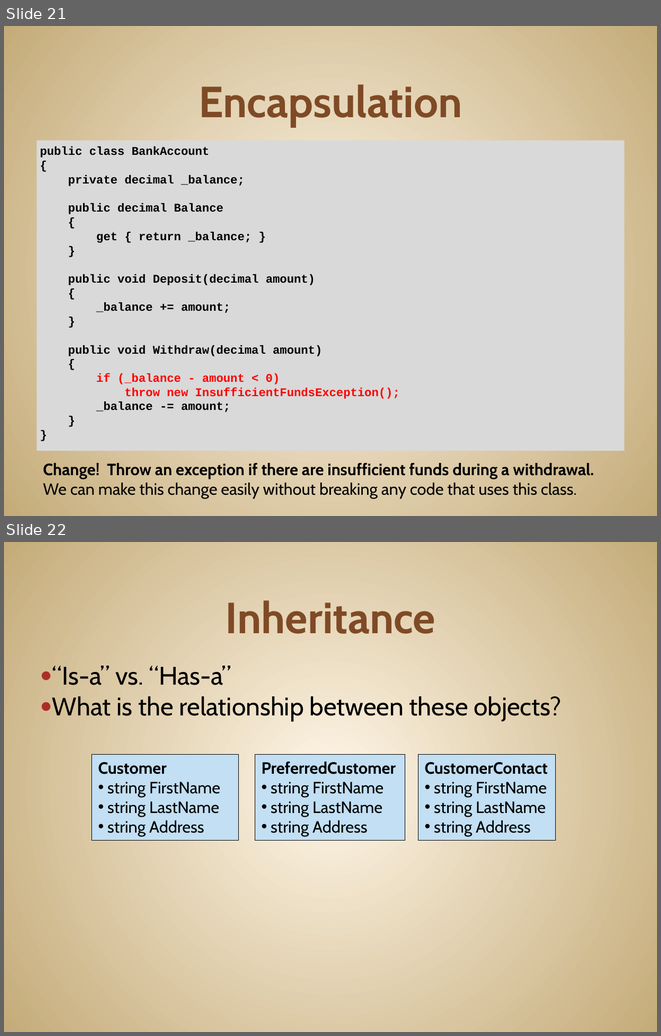
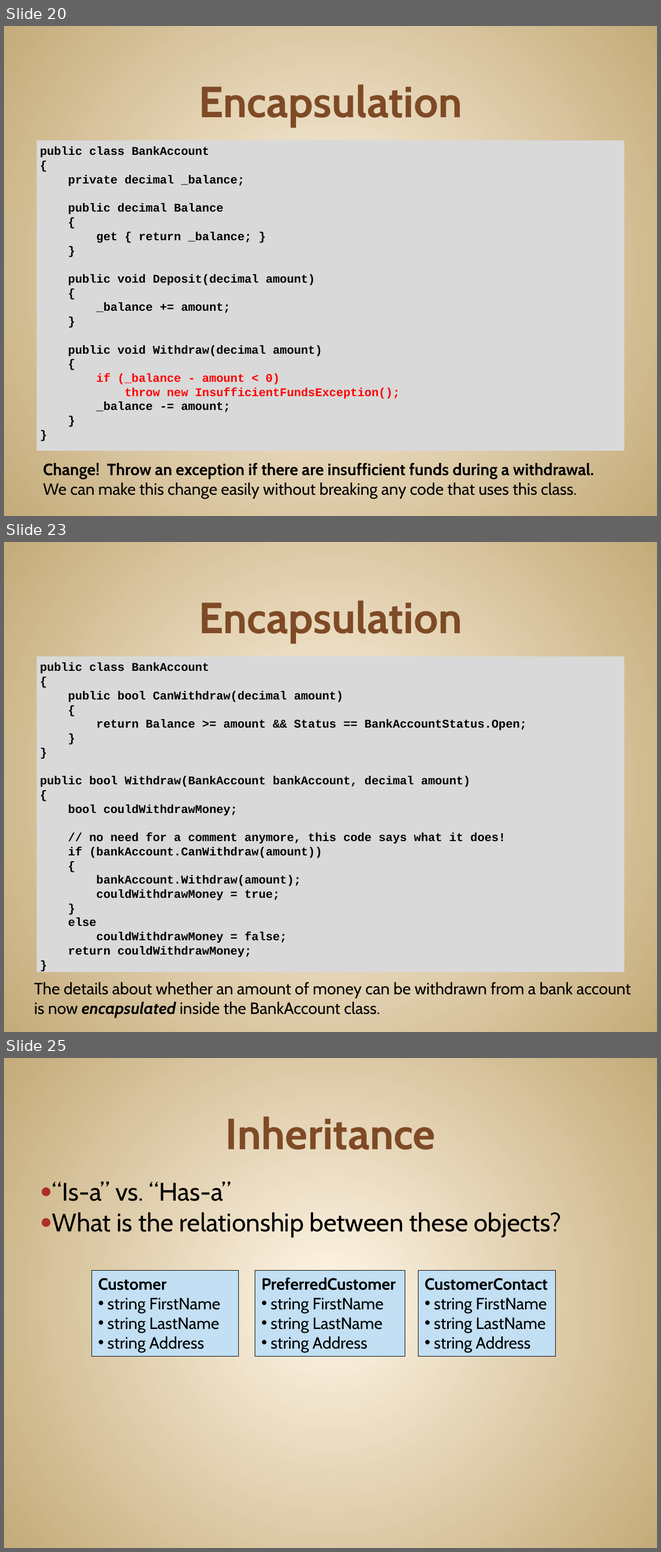
Before and after one commit to JonKruger/oop-solid-sample, a slide deck: slides/OOP-SOLID-CodeMash.pptx. Shown one above the other, each under a label of ours: slides 21 and 22 before the commit, slides 20, 23 and 25 after it; the slides between them are not shown. The pictures are 661x1036 and 661x1552 pixels, drawn with LibreOffice and Linux fonts; fonts in the diff are those of the drawing. Boxes give left, top, right and bottom in pixels: in the first picture for what was removed or moved away, otherwise in the second. Text is boxed around its words. In the diff, an @@ line names an element or a change of style, - is before the commit and + after.

```diff
--- a/slides/OOP-SOLID-CodeMash.pptx
+++ b/slides/OOP-SOLID-CodeMash.pptx
@@ slide 23 added at (4,542,657,1032), background gradient #FFF7E8 to #C4AA7A @@
@@ title added at (199,600,462,643), 48 pt, text #804B26, bold @@
+Encapsulation
@@ text added at (37,656,624,972), fill #D9D9D9, 13 pt, text #000000, bold @@
+public class BankAccount
+{
+public bool CanWithdraw(decimal amount)
+{
+return Balance >= amount && Status == BankAccountStatus.Open;
+}
+}
+public bool Withdraw(BankAccount bankAccount, decimal amount)
+{
+bool couldWithdrawMoney;
+// no need for a comment anymore, this code says what it does!
+if (bankAccount.CanWithdraw(amount))
+{
+bankAccount.Withdraw(amount);
+couldWithdrawMoney = true;
+}
+else
+couldWithdrawMoney = false;
+return couldWithdrawMoney;
+}
@@ text added at (34,982,631,1017), 18 pt, text #000000 @@
+The details about whether an amount of money can be withdrawn from a bank account is now encapsulated inside the BankAccount class.
@@ what was slide 21 is now slide 20 @@
@@ what was slide 22 is now slide 25 @@
```
Also in this commit, not shown: 1 slide changed, 3 other slides added, 1 slide removed.
